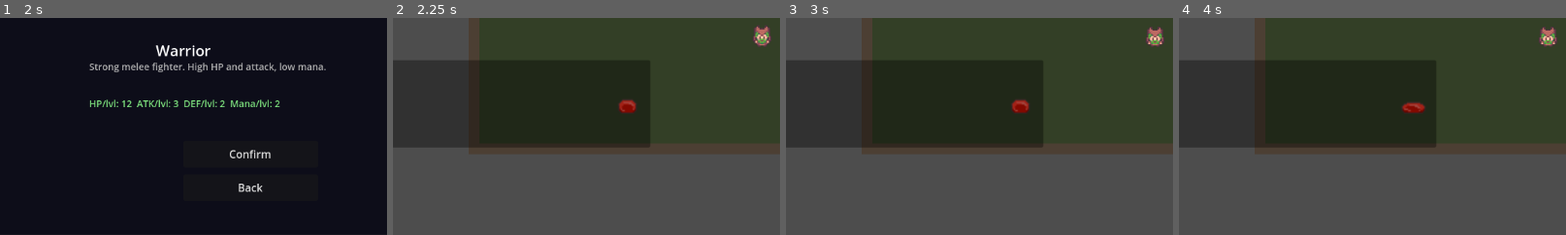
Above: before the commit, frames 1-4 (left to right).
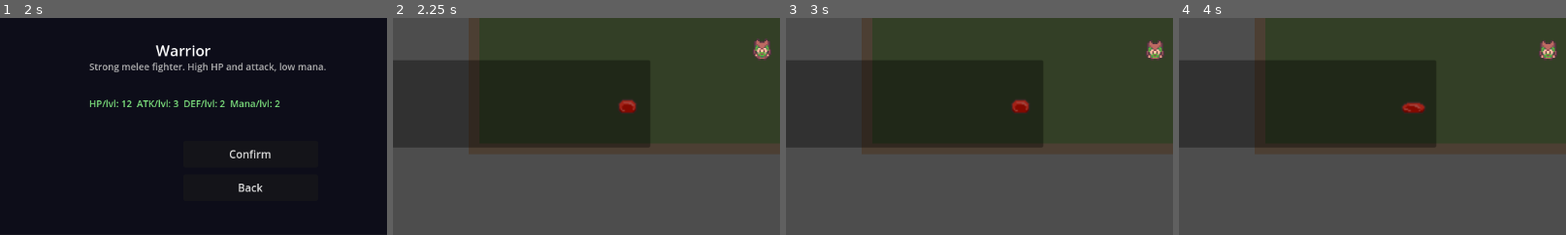
Above: after the commit, the same moments.

Repository: SFMiner/DeepGame_MVP
Game: Godot game, scene res://scenes/splash_screen.tscn
Same seed, same stepped clock (60 frames per second), same inputs: the game is played once before the commit and once after it.
Inputs (mouse positions are % of the whole screen's width and height, from its top left):
- Up to frame 1 (2 s): tap Enter at 0.5 s; move the mouse to (72, 45) at 0.52 s; hold D (move_right) 0.53-1.25 s; tap Space (attack_melee) at 0.6 s; click (72, 45) at 0.67 s; click "New Game" at 1.25 s
- Up to frame 2 (2.25 s): click "Confirm" at 2 s
- Up to frame 3 (3 s): click "(empty)" at 2.75 s
- Up to frame 4 (4 s): click "(empty)" at 3.5 s
The pictures show only the part of the screen within x 2-52%, y 43-93%; the shares and areas given below are measured in that part.

Frame 1 is identical in both runs. In frame 2, 0.6% of the frame differs, in the area x 92-98%, y 3-20%; in frame 3, 0.6%; in frame 4, 0.6%.

Commit message:
Fix: revert player sprite offset — player was always correct, only enemy needed the shift

Diff:
--- a/scenes/player.tscn
+++ b/scenes/player.tscn
@@ -15,7 +15,6 @@
 [node name="Camera2D" type="Camera2D" parent="."]
 
 [node name="AnimatedSprite2D" type="AnimatedSprite2D" parent="."]
-offset = Vector2(0, -20)
 
 [node name="CollisionShape2D" type="CollisionShape2D" parent="."]
 shape = SubResource("CircleShape2D_player")
